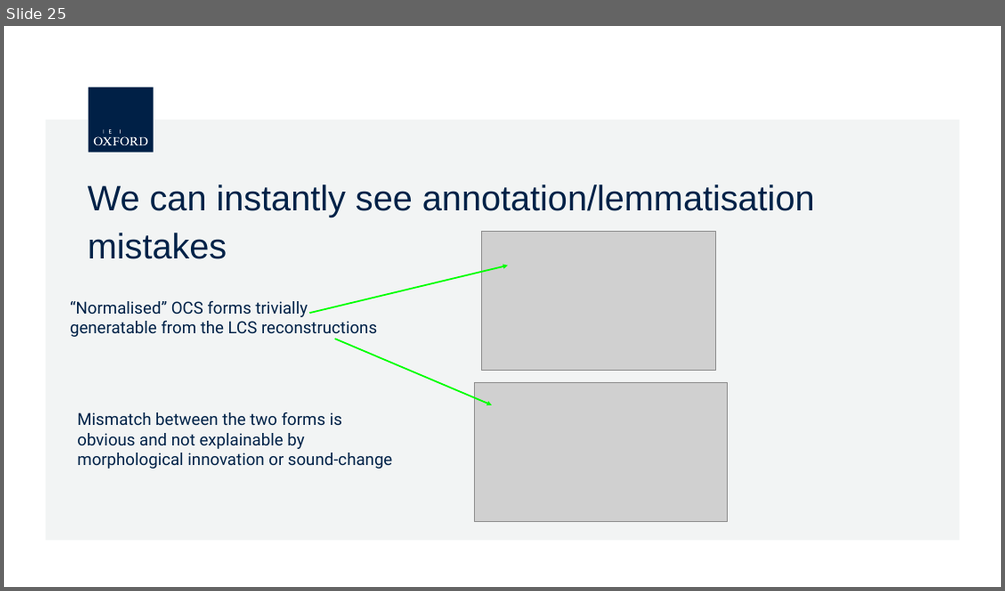
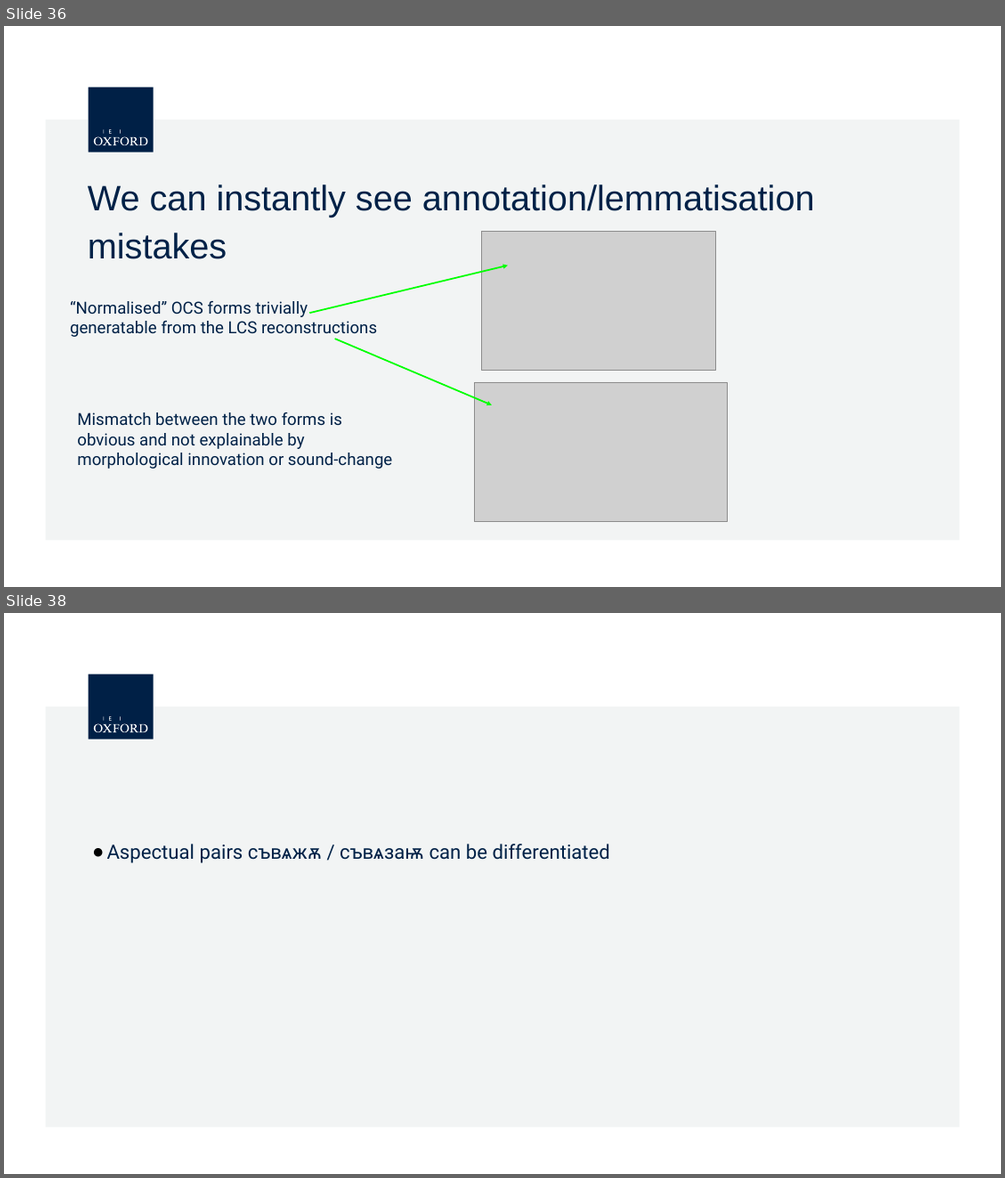
Before and after one commit to 12401453/torot_2023, a slide deck: presentation/Paris/computerised_phon_morph.pptx.odp. Shown one above the other, each under a label of ours: slide 25 before the commit, slides 36 and 38 after it; the slides between them are not shown. The pictures are 1005x591 and 1005x1178 pixels, drawn with LibreOffice and Linux fonts; fonts in the diff are those of the drawing; grey boxes stand for pictures; background and template pictures are left out. Boxes give left, top, right and bottom in pixels: in the first picture for what was removed or moved away, otherwise in the second. Text is boxed around its words. In the diff, an @@ line names an element or a change of style, - is before the commit and + after.

```diff
--- a/presentation/Paris/computerised_phon_morph.pptx.odp
+++ b/presentation/Paris/computerised_phon_morph.pptx.odp
@@ slide 38 added at box(4, 613, 1001, 1174), background #FFFFFF; not listed: 7 template elements that a slide beside it also shows @@
@@ text added at box(107, 844, 610, 863), 38 pt, text #002147 @@
+● Aspectual pairs съвѧжѫ / съвѧзаѭ can be differentiated
@@ what was slide 25 is now slide 36 @@
```
Also in this commit, not shown: 25 other slides added, 11 slides removed, 7 other files.
